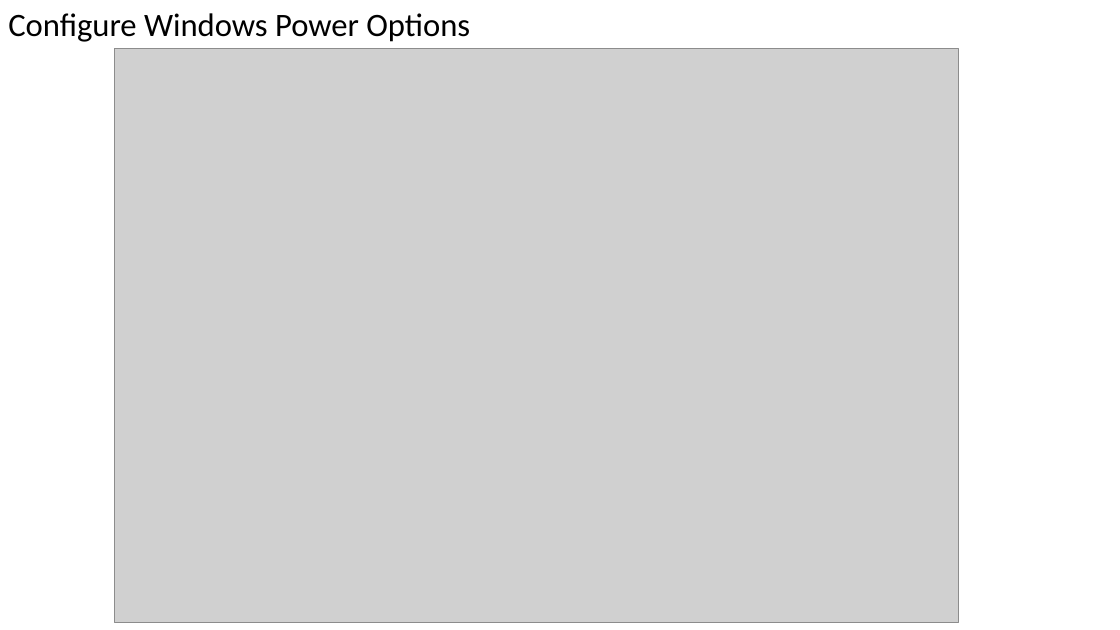
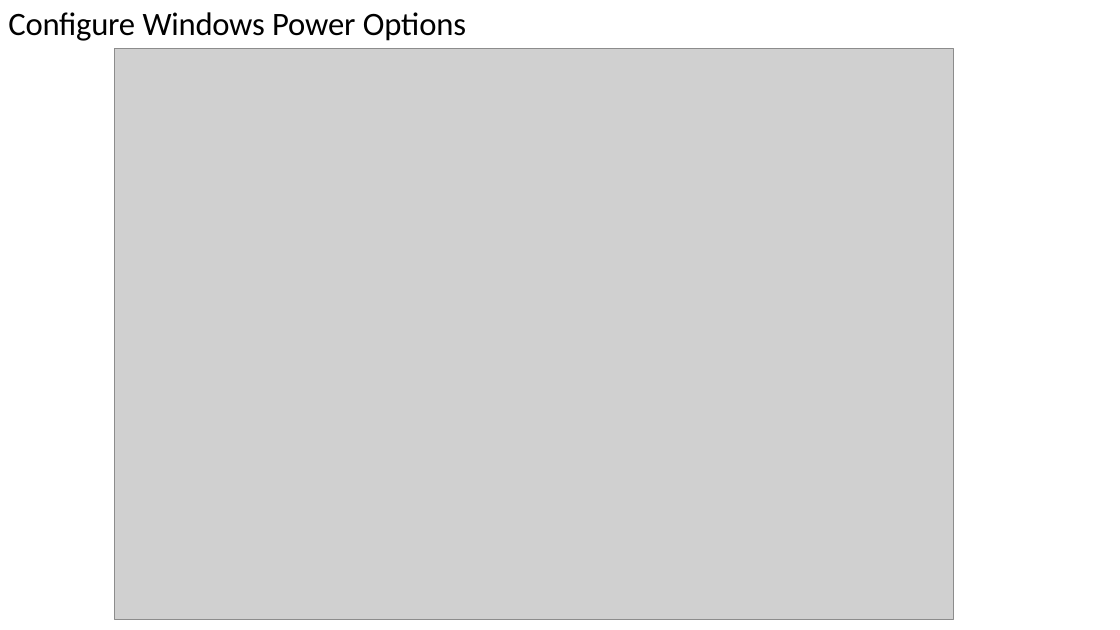
Before and after one commit to ebadier/ViveTrackers, a slide deck: slide 11 of Doc/ViveTrackersDocumentation.pptx. Drawn at 1120x630 pixels with LibreOffice and Linux fonts; fonts in the diff are those of the drawing; grey boxes stand for pictures. Boxes give left, top, right and bottom in pixels: in the first picture for what was removed or moved away, otherwise in the second. Text is boxed around its words. In the diff, an @@ line names an element or a change of style, - is before the commit and + after.

```diff
--- a/Doc/ViveTrackersDocumentation.pptx
+++ b/Doc/ViveTrackersDocumentation.pptx
@@ title "Configure Windows Power Options" at [8, 12, 466, 41]: letter spacing 0 to -0.2 pt in "Configure Windows"; letter spacing 0 to -0.1 pt in "Power Options"; indent changed @@
@@ picture: place and size @@
-picture at [115, 48, 959, 623]
+picture at [115, 49, 954, 619]
```
Also in this commit, not shown: 11 other slides changed, 1 other file.
